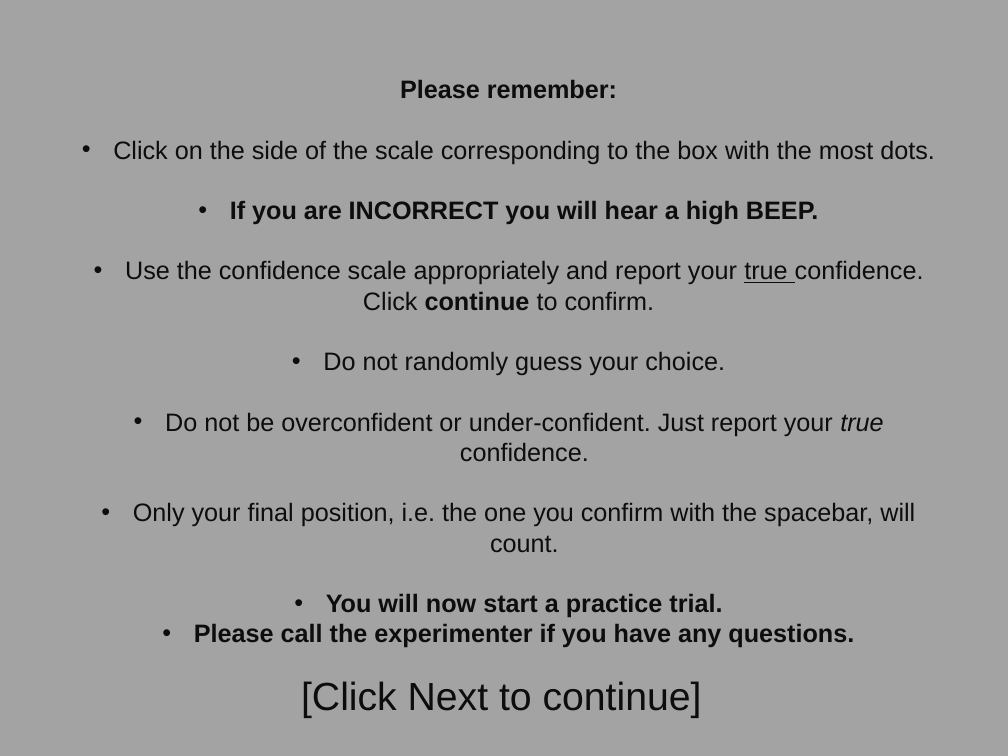
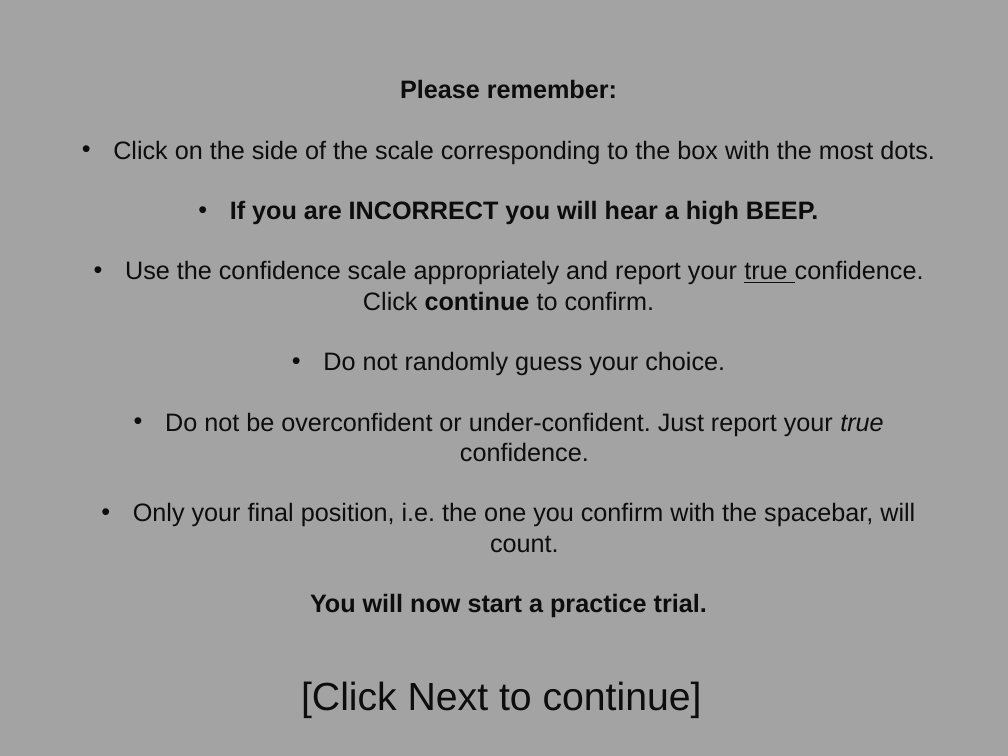
Before and after one commit to raj925/raj925.github.io, a slide deck: slide 11 of AdvisorChoice/instructions/Experiment 1a Instructions.pptx. Drawn at 1008x756 pixels with LibreOffice and Linux fonts; fonts in the diff are those of the drawing. Boxes give left, top, right and bottom in pixels: in the first picture for what was removed or moved away, otherwise in the second. Text is boxed around its words. In the diff, an @@ line names an element or a change of style, - is before the commit and + after.

Commit message:
Age Check, Instructions and Index Changes
- Chnaged age check to remove the upper age limit.
- Instructions updated to accomodate block 4 trials (and removed some errors)
- Index Html changed for presentation purposes.
- Added a thank you page at the end of the study.

```diff
--- a/AdvisorChoice/instructions/Experiment 1a Instructions.pptx
+++ b/AdvisorChoice/instructions/Experiment 1a Instructions.pptx
@@ text at (310, 594, 707, 617): bullet • to none @@
@@ text at (194, 624, 854, 647): paragraph removed @@
-• Please call the experimenter if you have any questions.
```
Also in this commit, not shown: 1 other slide changed, 6 slides added, 36 other files.
